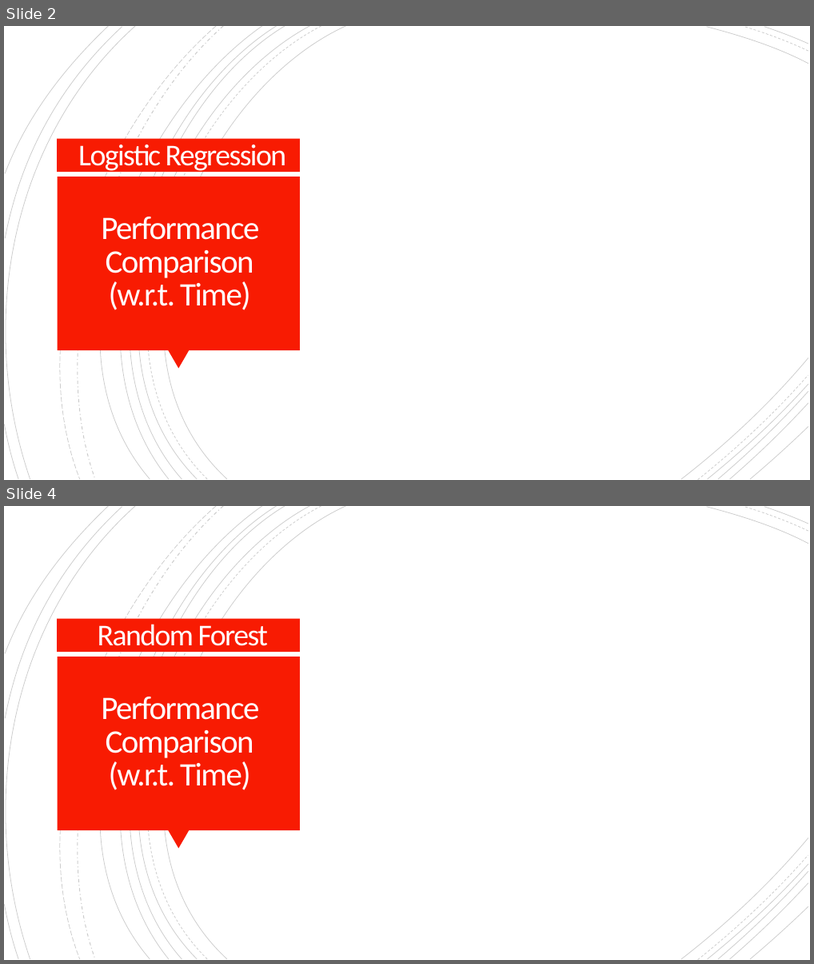
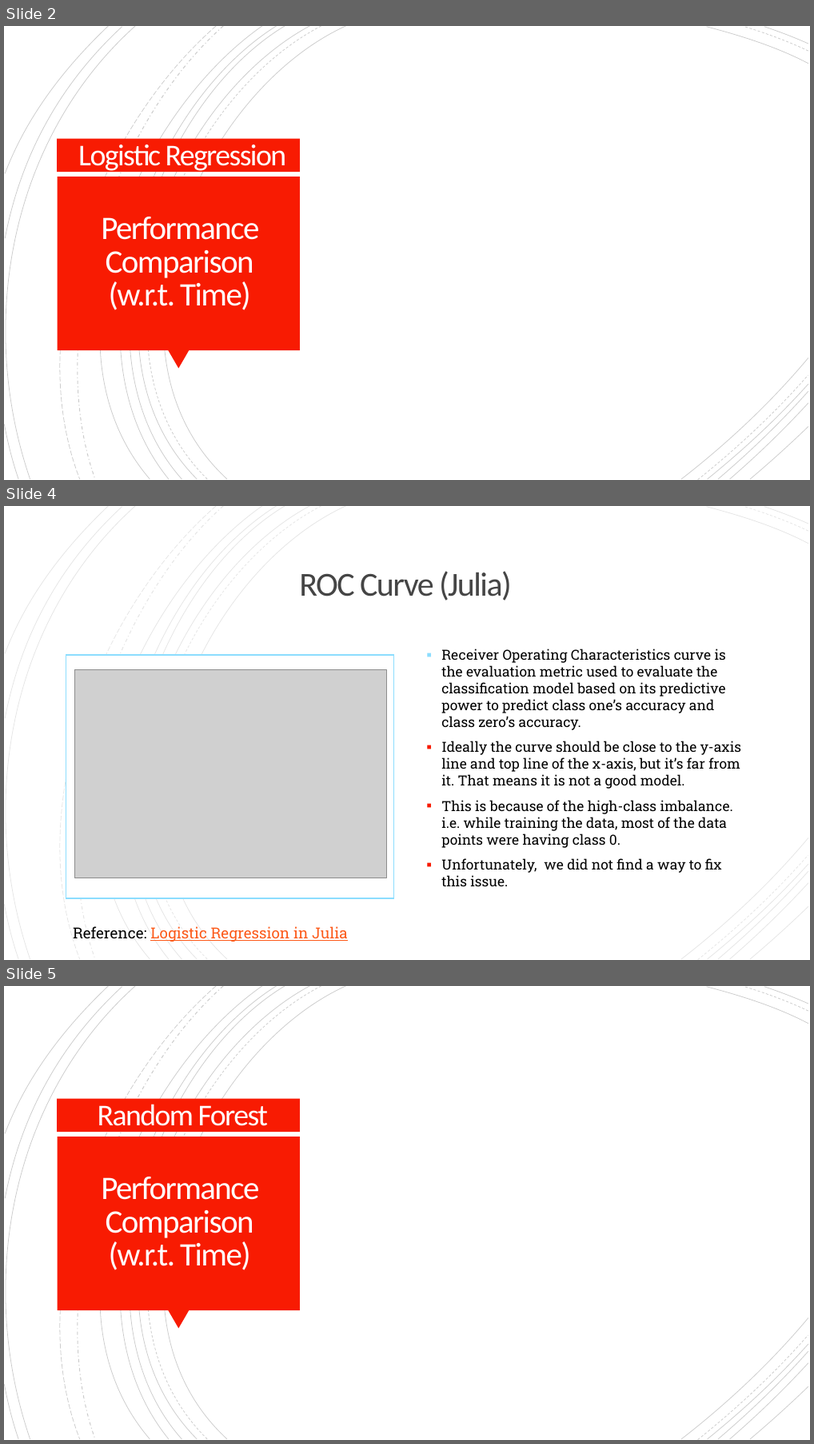
Before and after one commit to ymart1n/ML-Research-Repo, a slide deck: Homework 1/hw1-pre.pptx. Shown one above the other, each under a label of ours: slides 2 and 4 before the commit, slides 2, 4 and 5 after it; the slides between them are not shown. The pictures are 814x964 and 814x1444 pixels, drawn with LibreOffice and Linux fonts; fonts in the diff are those of the drawing; grey boxes stand for pictures. Boxes give left, top, right and bottom in pixels: in the first picture for what was removed or moved away, otherwise in the second. Text is boxed around its words. In the diff, an @@ line names an element or a change of style, - is before the commit and + after.

```diff
--- a/Homework 1/hw1-pre.pptx
+++ b/Homework 1/hw1-pre.pptx
@@ slide 4 added at bbox=[4, 506, 810, 960], background #FFFFFF; not listed: 18 template elements that a slide beside it also shows @@
@@ rectangle added at bbox=[4, 506, 810, 960], fill #FFFFFF @@
@@ group added at bbox=[4, 506, 809, 960]: 21 freeform shapes @@
@@ title added at bbox=[299, 571, 512, 600], 40 pt, text #454545 @@
+ROC Curve (Julia)
@@ text added at bbox=[442, 648, 742, 886], 16.6 pt, text #000000 @@
+▪ Receiver Operating Characteristics curve is the evaluation metric used to evaluate the classification model based on its predictive power to predict class one’s accuracy and class zero’s accuracy.
+▪ Ideally the curve should be close to the y-axis line and top line of the x-axis, but it’s far from it. That means it is not a good model.
+▪ This is because of the high-class imbalance. i.e. while training the data, most of the data points were having class 0.
+▪ Unfortunately, we did not find a way to fix this issue.
@@ rectangle added at bbox=[66, 655, 394, 898], fill #FFFFFF, outline #8CDDFE 1.5 pt @@
@@ picture added at bbox=[74, 670, 387, 878] @@
@@ text added at bbox=[73, 926, 348, 941], 18 pt, text #FC5A1A, underline @@
+Reference: Logistic Regression in Julia
@@ what was slide 4 is now slide 5 @@
```
Also in this commit, not shown: 1 slide changed, 1 other file.
